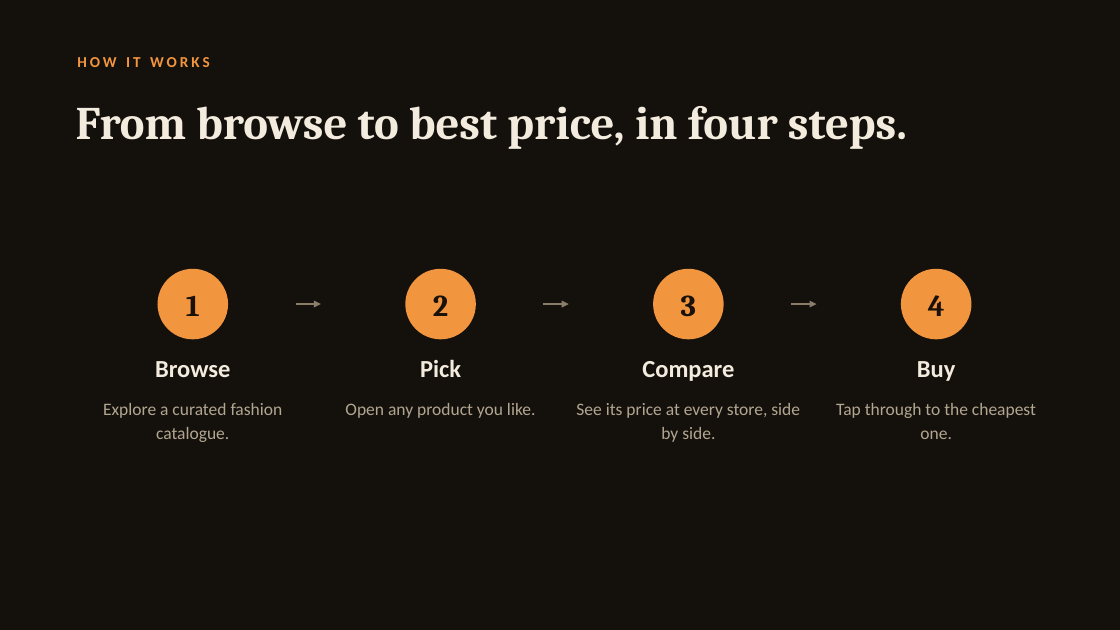
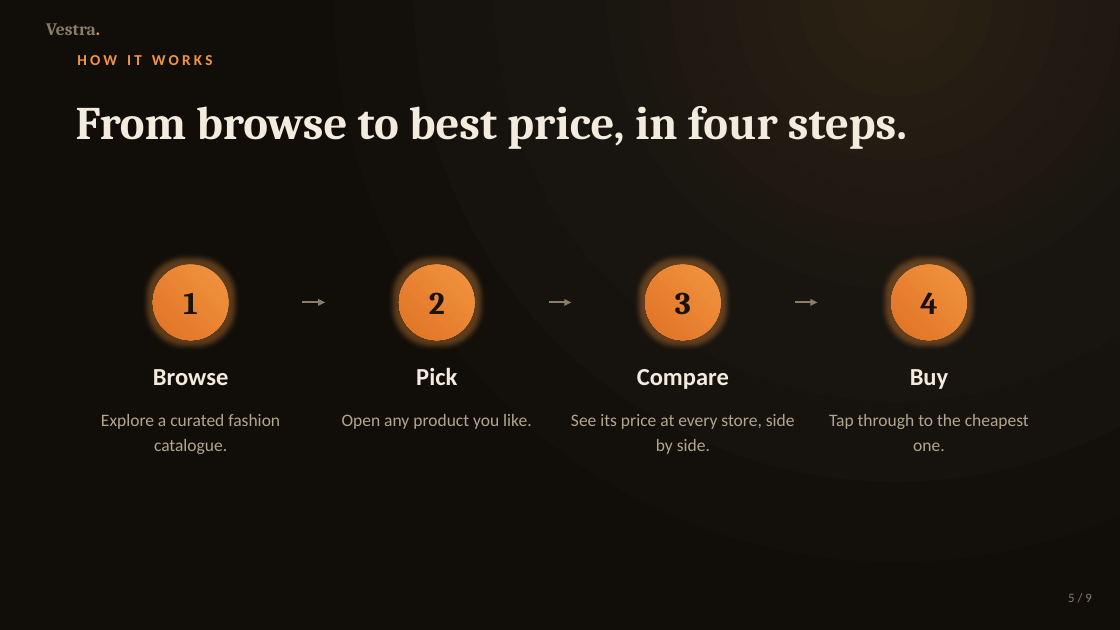
Before and after one commit to rahuljsaliaan/Vestra, a slide deck: slide 5 of presentation/Vestra.pptx. Drawn at 1120x630 pixels with LibreOffice and Linux fonts; fonts in the diff are those of the drawing. Boxes give left, top, right and bottom in pixels: in the first picture for what was removed or moved away, otherwise in the second. Text is boxed around its words. In the diff, an @@ line names an element or a change of style, - is before the commit and + after.

```diff
--- a/presentation/Vestra.pptx
+++ b/presentation/Vestra.pptx
@@ background #14110D to gradient #2C2214 to #181410 to #110E09 @@
@@ text added at (46, 23, 100, 35), 15 pt, text #8A7D69, bold @@
+Vestra.
@@ text "HOW IT WORKS" at (77, 55, 213, 65): letter spacing 2.6 to 2.8 pt @@
@@ ellipse "1": place and size @@
-ellipse "1" at (158, 269, 229, 339)
+ellipse "1" at (153, 265, 229, 340)
@@ ellipse "2": place and size @@
-ellipse "2" at (406, 269, 476, 339)
+ellipse "2" at (399, 265, 475, 340)
@@ ellipse "3": place and size @@
-ellipse "3" at (654, 269, 724, 339)
+ellipse "3" at (645, 265, 721, 340)
@@ size 26 to 27 pt; fill #F2953F to gradient #F2953F to #DF7226 in 4 elements at (153, 265, 229, 340), (399, 265, 475, 340), (645, 265, 721, 340), (891, 265, 967, 340) @@
@@ ellipse "4": place and size @@
-ellipse "4" at (901, 269, 971, 339)
+ellipse "4" at (891, 265, 967, 340)
@@ arrow moved from (296, 304) - (321, 304) to (302, 302) - (325, 302) @@
@@ arrow moved from (791, 304) - (817, 304) to (549, 302) - (571, 302) @@
@@ arrow moved from (544, 304) - (569, 304) to (795, 302) - (818, 302) @@
@@ text "Browse": place and size @@
-text "Browse" at (155, 361, 230, 377)
+text "Browse" at (153, 369, 228, 385)
@@ text "Pick": place and size @@
-text "Pick" at (420, 359, 461, 377)
+text "Pick" at (416, 367, 457, 385)
@@ text "Compare": place and size @@
-text "Compare" at (642, 361, 734, 381)
+text "Compare" at (637, 369, 729, 389)
@@ text "Buy": place and size @@
-text "Buy" at (917, 361, 955, 381)
+text "Buy" at (910, 369, 948, 389)
@@ text "Explore a curated fashion catalogue.": place and size @@
-text "Explore a curated fashion catalogue." at (103, 403, 283, 442)
+text "Explore a curated fashion catalogue." at (101, 414, 280, 454)
@@ text "Open any product you like.": place and size @@
-text "Open any product you like." at (345, 403, 536, 418)
+text "Open any product you like." at (342, 414, 532, 429)
@@ text "See its price at every ...": place and size @@
-text "See its price at every ..." at (576, 403, 800, 442)
+text "See its price at every ..." at (571, 414, 795, 454)
@@ line spacing 1.15 to 1.2 in 4 elements at (101, 414, 280, 454), (342, 414, 532, 429), (571, 414, 795, 454), (829, 414, 1029, 451) @@
@@ text "Tap through to the cheapest ...": place and size @@
-text "Tap through to the cheapest ..." at (836, 403, 1036, 439)
+text "Tap through to the cheapest ..." at (829, 414, 1029, 451)
@@ text added at (1068, 594, 1091, 602), 11 pt, text #8A7D69 @@
+5 / 9
```
Also in this commit, not shown: 8 other slides changed, 1 other file.
